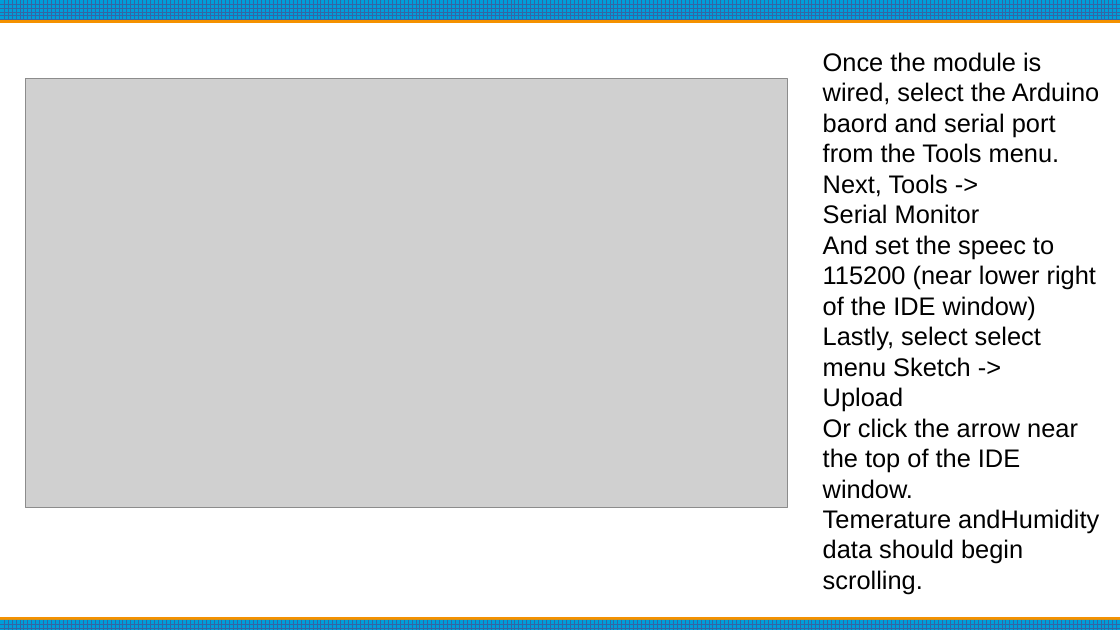
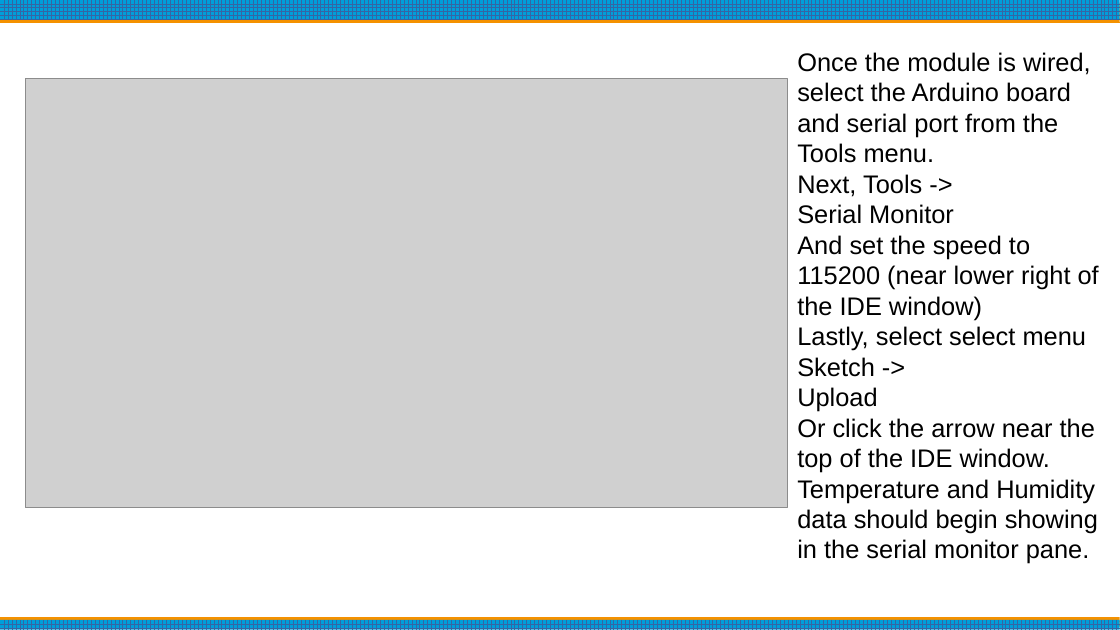
Before and after one commit to bpguy/gps_grid_sq_lcd, a slide deck: slide 12 of Arduino Basics.pptx. Drawn at 1120x630 pixels with LibreOffice and Linux fonts; fonts in the diff are those of the drawing; grey boxes stand for pictures. Boxes give left, top, right and bottom in pixels: in the first picture for what was removed or moved away, otherwise in the second. Text is boxed around its words. In the diff, an @@ line names an element or a change of style, - is before the commit and + after.

Commit message:
Update Arduino Basics.pptx
fixed typos, fixed formatting
added LCD phot of final sketch

```diff
--- a/Arduino Basics.pptx
+++ b/Arduino Basics.pptx
@@ text "Once the module is wired, ...": place and size @@
-text "Once the module is wired, ..." at (823, 52, 1100, 594)
+text "Once the module is wired, ..." at (797, 52, 1099, 564)
@@ text at (797, 52, 1091, 163): text changed @@
-Once the module is wired, select the Arduino baord and serial port from the Tools menu.
+Once the module is wired, select the Arduino board and serial port from the Tools menu.
@@ text at (797, 235, 1099, 320): text changed @@
-And set the speec to 115200 (near lower right of the IDE window)
+And set the speed to 115200 (near lower right of the IDE window)
@@ text at (797, 479, 1098, 564): text changed @@
-Temerature andHumidity data should begin scrolling.
+Temperature and Humidity data should begin showing in the serial monitor pane.
```
Also in this commit, not shown: 8 other slides changed, 1 slide added.
